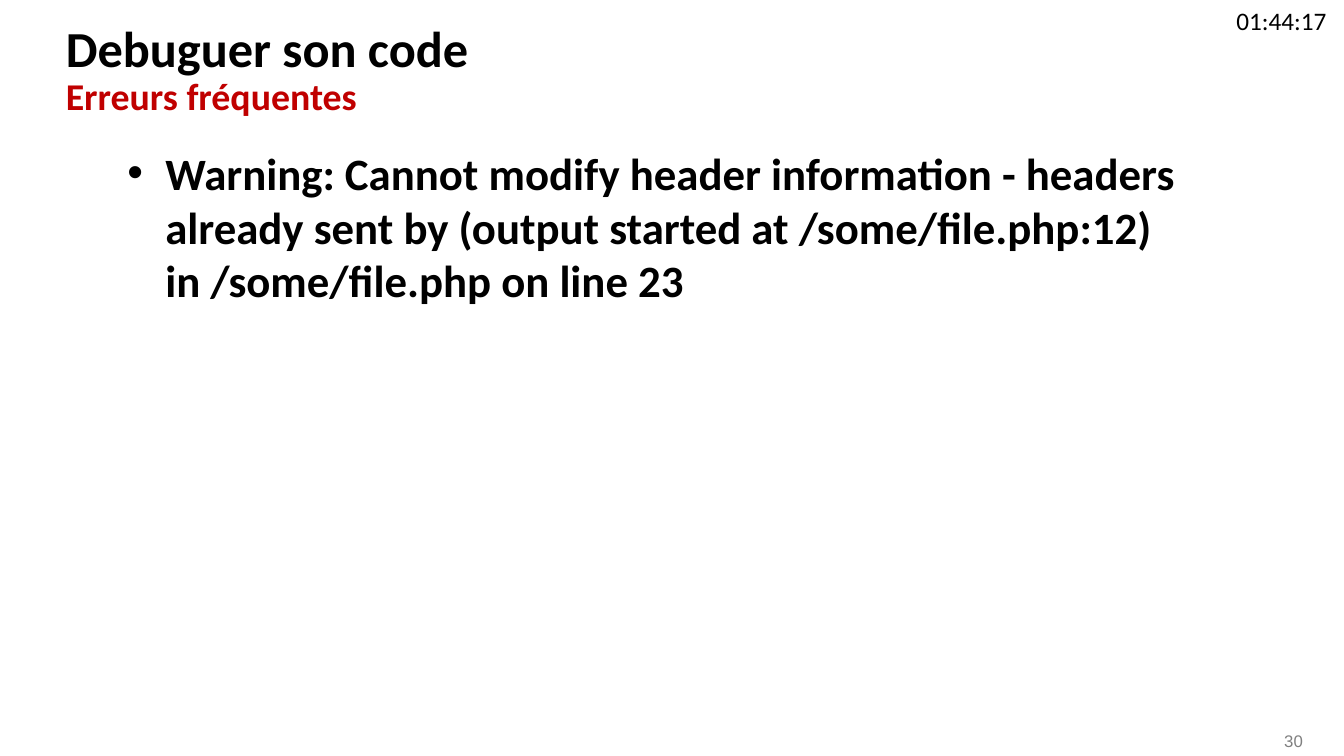
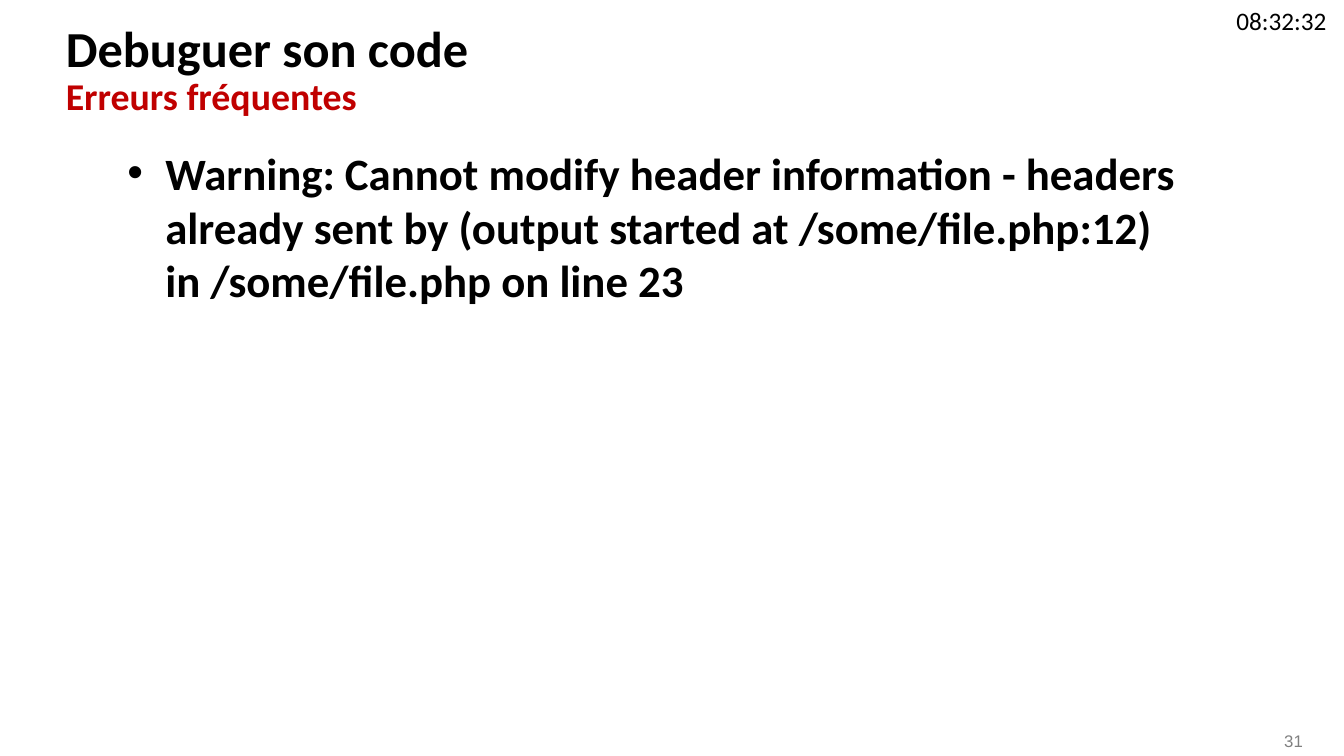
Before and after one commit to drupestre/phpudev, a slide deck: slide 31 of php_v0.1.pptx (slide 30 before the commit). Drawn at 1344x756 pixels with LibreOffice and Linux fonts; fonts in the diff are those of the drawing; background and template pictures are left out. Boxes give left, top, right and bottom in pixels: in the first picture for what was removed or moved away, otherwise in the second. Text is boxed around its words. In the diff, an @@ line names an element or a change of style, - is before the commit and + after.

Commit message:
Fix typos and add PSR slide

```diff
--- a/php_v0.1.pptx
+++ b/php_v0.1.pptx
@@ text at (x1=1236, y1=12, x2=1326, y2=31): text changed @@
-01:44:17
+08:32:32
@@ page number at (x1=1284, y1=735, x2=1303, y2=747): text changed @@
-30
+31
```
Also in this commit, not shown: 28 other slides changed, 2 slides added.
